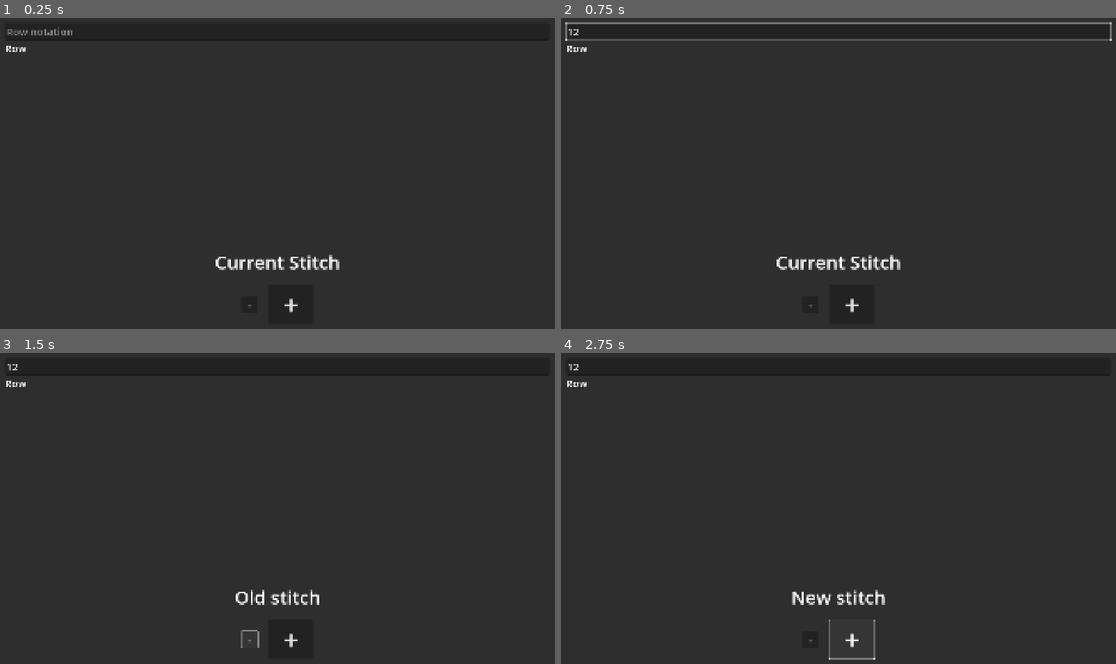
Above: before the commit, frames 1-4 (two rows, left to right).
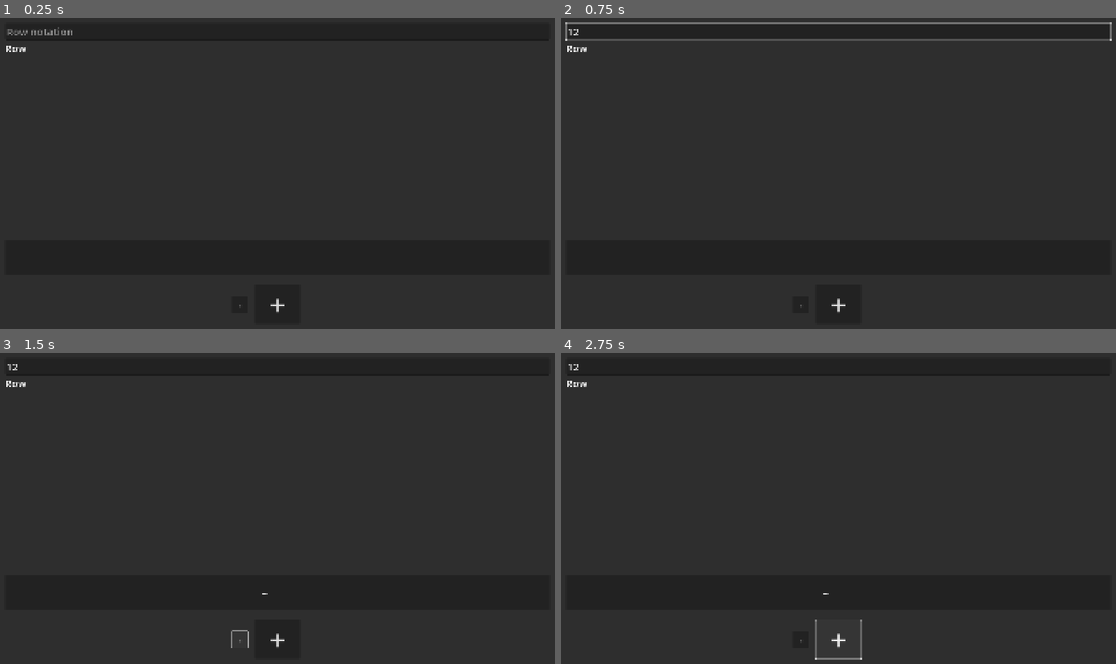
Above: after the commit, the same moments.

Repository: FlynnD273/CrochetCounter
Game: Godot game, scene res://main.tscn
The game is run twice, just before and just after one commit, with the same random seed, the same clock (stepped at 60 frames per second) and the same inputs.
Inputs (mouse positions are in pixels of both pictures, inside the frame that each line leads up to):
- Up to frame 1 (0.25 s): no input
- Up to frame 2 (0.75 s): click (838, 30) at 0.52 s; type "12" at 0.6 s
- Up to frame 3 (1.5 s): click "-" at 1.25 s
- Up to frame 4 (2.75 s): click "+" at 2 s

The runs differ from the first frame. In frame 1, 0.6% of the frame differs, in the area x 38-62%, y 76-95%; in frame 2, 0.6%; in frame 3, 0.5%; in frame 4, 0.7%, in the area x 41-59%, y 76-99%.

Commit message:
Basic features work. Maybe at a "jump to" and a "reset" button?

Diff:
--- a/main.tscn
+++ b/main.tscn
@@ -3,7 +3,7 @@
 [ext_resource type="Theme" uid="uid://do2ed37wbrkem" path="res://theme.tres" id="1_ig7tw"]
 [ext_resource type="Script" uid="uid://ckhkse3w33pyw" path="res://stitch_manager.gd" id="2_0xm2m"]
 
-[node name="PanelContainer" type="PanelContainer" node_paths=PackedStringArray("row_label", "stitch_label")]
+[node name="PanelContainer" type="PanelContainer" node_paths=PackedStringArray("row_label", "curr_stitch_label", "next_stitch_label", "next_next_stitch_label", "prev_stitch_label", "row_progress_label")]
 anchors_preset = 15
 anchor_right = 1.0
 anchor_bottom = 1.0
@@ -11,8 +11,12 @@
 grow_vertical = 2
 theme = ExtResource("1_ig7tw")
 script = ExtResource("2_0xm2m")
-row_label = NodePath("MarginContainer/VBoxContainer/RowLabel")
-stitch_label = NodePath("MarginContainer/VBoxContainer/VBoxContainer/CurrentStitch")
+row_label = NodePath("MarginContainer/VBoxContainer/HBoxContainer/RowLabel")
+curr_stitch_label = NodePath("MarginContainer/VBoxContainer/VBoxContainer/Panel/CurrentStitch")
+next_stitch_label = NodePath("MarginContainer/VBoxContainer/VBoxContainer/Panel/NextStitch")
+next_next_stitch_label = NodePath("MarginContainer/VBoxContainer/VBoxContainer/Panel/NextNextStitch")
+prev_stitch_label = NodePath("MarginContainer/VBoxContainer/VBoxContainer/Panel/PrevStitch")
+row_progress_label = NodePath("MarginContainer/VBoxContainer/HBoxContainer/RowProgressLabel")
 
 [node name="MarginContainer" type="MarginContainer" parent="."]
 layout_mode = 2
@@ -25,9 +29,16 @@
 size_flags_vertical = 0
 placeholder_text = "Row notation"
 
-[node name="RowLabel" type="Label" parent="MarginContainer/VBoxContainer"]
+[node name="HBoxContainer" type="HBoxContainer" parent="MarginContainer/VBoxContainer"]
+layout_mode = 2
+theme_override_constants/separation = 20
+
+[node name="RowLabel" type="Label" parent="MarginContainer/VBoxContainer/HBoxContainer"]
 layout_mode = 2
 text = "Row"
+
+[node name="RowProgressLabel" type="Label" parent="MarginContainer/VBoxContainer/HBoxContainer"]
+layout_mode = 2
 
 [node name="ScrollContainer" type="ScrollContainer" parent="MarginContainer/VBoxContainer"]
 layout_mode = 2
@@ -41,32 +52,92 @@
 layout_mode = 2
 theme_override_constants/separation = 36
 
-[node name="CurrentStitch" type="Label" parent="MarginContainer/VBoxContainer/VBoxContainer"]
+[node name="Panel" type="Panel" parent="MarginContainer/VBoxContainer/VBoxContainer"]
+custom_minimum_size = Vector2(50, 120)
 layout_mode = 2
+
+[node name="PrevStitch" type="Label" parent="MarginContainer/VBoxContainer/VBoxContainer/Panel"]
+layout_mode = 1
+anchors_preset = 8
+anchor_left = 0.5
+anchor_top = 0.5
+anchor_right = 0.5
+anchor_bottom = 0.5
+offset_left = -215.5
+offset_top = -44.0
+offset_right = -214.5
+offset_bottom = 44.0
+grow_horizontal = 2
+grow_vertical = 2
 size_flags_horizontal = 4
 theme_override_font_sizes/font_size = 64
-text = "Current Stitch"
+horizontal_alignment = 1
+
+[node name="CurrentStitch" type="Label" parent="MarginContainer/VBoxContainer/VBoxContainer/Panel"]
+layout_mode = 1
+anchors_preset = 8
+anchor_left = 0.5
+anchor_top = 0.5
+anchor_right = 0.5
+anchor_bottom = 0.5
+offset_left = -215.5
+offset_top = -44.0
+offset_right = -214.5
+offset_bottom = 44.0
+grow_horizontal = 2
+grow_vertical = 2
+size_flags_horizontal = 4
+theme_override_font_sizes/font_size = 64
+horizontal_alignment = 1
+
+[node name="NextStitch" type="Label" parent="MarginContainer/VBoxContainer/VBoxContainer/Panel"]
+layout_mode = 1
+anchors_preset = 8
+anchor_left = 0.5
+anchor_top = 0.5
+anchor_right = 0.5
+anchor_bottom = 0.5
+offset_left = -215.5
+offset_top = -44.0
+offset_right = -214.5
+offset_bottom = 44.0
+grow_horizontal = 2
+grow_vertical = 2
+size_flags_horizontal = 4
+theme_override_font_sizes/font_size = 64
+horizontal_alignment = 1
+
+[node name="NextNextStitch" type="Label" parent="MarginContainer/VBoxContainer/VBoxContainer/Panel"]
+layout_mode = 0
+offset_left = 939.0
+offset_top = 156.0
+offset_right = 940.0
+offset_bottom = 244.0
+grow_horizontal = 2
+grow_vertical = 2
+size_flags_horizontal = 4
+theme_override_font_sizes/font_size = 64
 horizontal_alignment = 1
 
 [node name="CenterContainer" type="CenterContainer" parent="MarginContainer/VBoxContainer/VBoxContainer"]
 layout_mode = 2
 
-[node name="HBoxContainer" type="HBoxContainer" parent="MarginContainer/VBoxContainer/VBoxContainer/CenterContainer"]
-layout_mode = 2
-theme_override_constants/separation = 36
-
-[node name="Back" type="Button" parent="MarginContainer/VBoxContainer/VBoxContainer/CenterContainer/HBoxContainer"]
-layout_mode = 2
-size_flags_horizontal = 4
-size_flags_vertical = 4
-text = "  -  "
-
-[node name="Forward" type="Button" parent="MarginContainer/VBoxContainer/VBoxContainer/CenterContainer/HBoxContainer"]
+[node name="Forward" type="Button" parent="MarginContainer/VBoxContainer/VBoxContainer/CenterContainer"]
 layout_mode = 2
 size_flags_horizontal = 4
 theme_override_font_sizes/font_size = 92
 text = "  +  "
 
+[node name="Back" type="Button" parent="MarginContainer/VBoxContainer/VBoxContainer/CenterContainer/Forward"]
+layout_mode = 0
+offset_left = -80.0
+offset_top = 38.0
+offset_right = -23.999989
+offset_bottom = 96.0
+size_flags_horizontal = 4
+size_flags_vertical = 4
+text = "  -  "
+
 [connection signal="text_submitted" from="MarginContainer/VBoxContainer/Row" to="." method="update_row"]
-[connection signal="pressed" from="MarginContainer/VBoxContainer/VBoxContainer/CenterContainer/HBoxContainer/Back" to="." method="prev_stitch"]
-[connection signal="pressed" from="MarginContainer/VBoxContainer/VBoxContainer/CenterContainer/HBoxContainer/Forward" to="." method="next_stitch"]
+[connection signal="pressed" from="MarginContainer/VBoxContainer/VBoxContainer/CenterContainer/Forward" to="." method="next_stitch"]
+[connection signal="pressed" from="MarginContainer/VBoxContainer/VBoxContainer/CenterContainer/Forward/Back" to="." method="prev_stitch"]
--- a/project.godot
+++ b/project.godot
@@ -20,7 +20,7 @@
 window/size/viewport_width=1920
 window/size/viewport_height=1080
 window/stretch/mode="canvas_items"
-window/stretch/aspect="ignore"
+window/stretch/aspect="expand"
 window/handheld/orientation=1
 
 [rendering]
--- a/stitch_manager.gd
+++ b/stitch_manager.gd
@@ -1,26 +1,128 @@
+class_name StitchManager
 extends PanelContainer
 
+@export var transition_duration := 0.2
+@export var stitch_spacing: float = 150
 @export var row_label: Label
-@export var stitch_label: Label
+@export var curr_stitch_label: Label
+@export var next_stitch_label: Label
+@export var next_next_stitch_label: Label
+@export var prev_stitch_label: Label
+@export var row_progress_label: Label
 
-var stitches := BaseStitch.new()
+var index := 0:
+	set(val):
+		index = min(stitches.length, max(val, 0))
+		if stitches.length == 0:
+			prev_stitch_label.text = "-"
+			curr_stitch_label.text = "-"
+			next_stitch_label.text = "-"
+			row_progress_label.text = ""
+			return
+		row_progress_label.text = (
+			"(%d/%d)" % [min(stitches.length - 1, max(next_index, 0)) + 1, stitches.length]
+		)
+		if index == 0:
+			prev_stitch_label.text = "⥒"
+		else:
+			prev_stitch_label.text = str(stitches.child(index - 1))
 
+		if index == stitches.length - 1:
+			next_stitch_label.text = "⥓"
+		elif index == stitches.length:
+			next_stitch_label.text = ""
+		else:
+			next_stitch_label.text = str(stitches.child(index + 1))
 
-func _ready() -> void:
-	stitches.children.append(SingleStitch.new("sc"))
-	stitches.children.append(SingleStitch.new("sc1"))
-	stitches.children.append(SingleStitch.new("sc2"))
-	stitches.children.append(RepeatStitch.new(SingleStitch.new("sc"), 5))
-	print(stitches)
-	print(stitches.child(4))
+		if index == stitches.length - 2:
+			next_next_stitch_label.text = "⥓"
+		elif index >= stitches.length - 1:
+			next_next_stitch_label.text = ""
+		else:
+			next_next_stitch_label.text = str(stitches.child(index + 2))
+
+		if index == stitches.length:
+			curr_stitch_label.text = "⥓"
+		else:
+			curr_stitch_label.text = str(stitches.child(index))
+
+var smooth_index: float = 0:
+	set(val):
+		smooth_index = min(stitches.length, max(val, 0))
+		index = floor(smooth_index)
+		var rect := get_viewport_rect()
+		var parent: Control = curr_stitch_label.get_parent()
+		var center := rect.size.x / 2
+		var offset := smooth_index - index + 0.5
+
+		prev_stitch_label.scale = (Vector2.ONE * (smoothstep(1, -1, smooth_index - index)))
+		curr_stitch_label.scale = (Vector2.ONE * (smoothstep(2, 0, smooth_index - index)))
+		next_stitch_label.scale = (Vector2.ONE * (smoothstep(-1, 1, smooth_index - index)))
+		next_next_stitch_label.scale = (Vector2.ONE * (smoothstep(0, 2, smooth_index - index)))
+
+		curr_stitch_label.position.x = (
+			center - offset * stitch_spacing * (curr_stitch_label.scale.x + 1) / 2
+		)
+		prev_stitch_label.position.x = (
+			center - (offset + 1) * stitch_spacing * (prev_stitch_label.scale.x + 1) / 2
+		)
+		next_stitch_label.position.x = (
+			center + stitch_spacing - offset * stitch_spacing * (next_stitch_label.scale.x + 1) / 2
+		)
+		next_next_stitch_label.position.x = (
+			center
+			+ stitch_spacing * 1.75
+			- offset * stitch_spacing * (next_next_stitch_label.scale.x + 1) / 2
+		)
+
+		curr_stitch_label.position.y = (
+			parent.size.y / 2 - curr_stitch_label.size.y * curr_stitch_label.scale.y / 2
+		)
+		prev_stitch_label.position.y = (
+			parent.size.y / 2 - prev_stitch_label.size.y * prev_stitch_label.scale.y / 2
+		)
+		next_stitch_label.position.y = (
+			parent.size.y / 2 - next_stitch_label.size.y * next_stitch_label.scale.y / 2
+		)
+		next_next_stitch_label.position.y = (
+			parent.size.y / 2 - next_next_stitch_label.size.y * next_next_stitch_label.scale.y / 2
+		)
+
+var next_index := 0
+var curr_tween: Tween
+
+var stitches := BaseStitch.new():
+	set(val):
+		stitches = val
+		smooth_index = min(index, stitches.length)
 
 
 func next_stitch() -> void:
-	stitch_label.text = "New stitch"
+	if curr_tween != null and curr_tween.is_running():
+		curr_tween.kill()
+		smooth_index = next_index
+	next_index = index + 1
+	curr_tween = create_tween()
+	(
+		curr_tween
+		. tween_property(self, "smooth_index", next_index, transition_duration)
+		. set_trans(Tween.TRANS_EXPO)
+		. set_ease(Tween.EASE_OUT)
+	)
 
 
 func prev_stitch() -> void:
-	stitch_label.text = "Old stitch"
+	if curr_tween != null and curr_tween.is_running():
+		curr_tween.kill()
+		smooth_index = next_index
+	next_index = index - 1
+	curr_tween = create_tween()
+	(
+		curr_tween
+		. tween_property(self, "smooth_index", next_index, transition_duration)
+		. set_trans(Tween.TRANS_EXPO)
+		. set_ease(Tween.EASE_OUT)
+	)
 
 
 func update_row(row: String) -> void:
@@ -68,7 +170,9 @@
 				stack[-1].children.append(p)
 			"x" when i < row.length() - 1 and row[i + 1] == " ":
 				pass
-			"1", "2", "3", "4", "5", "6", "7", "8", "9", "0":
+			"1", "2", "3", "4", "5", "6", "7", "8", "9", "0" when (
+				(i > 0 and row[i - 1] == " ") or strings[1] != ""
+			):
 				strings[1] += curr
 			",":
 				add_single_stitch.call()
